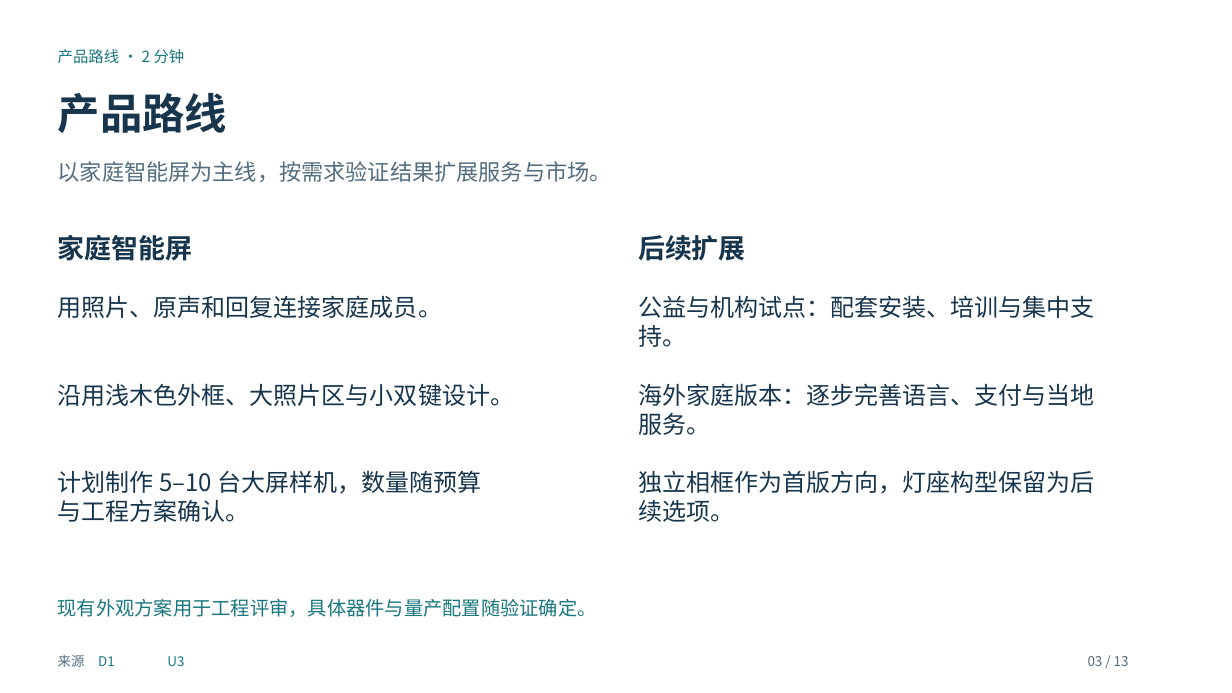
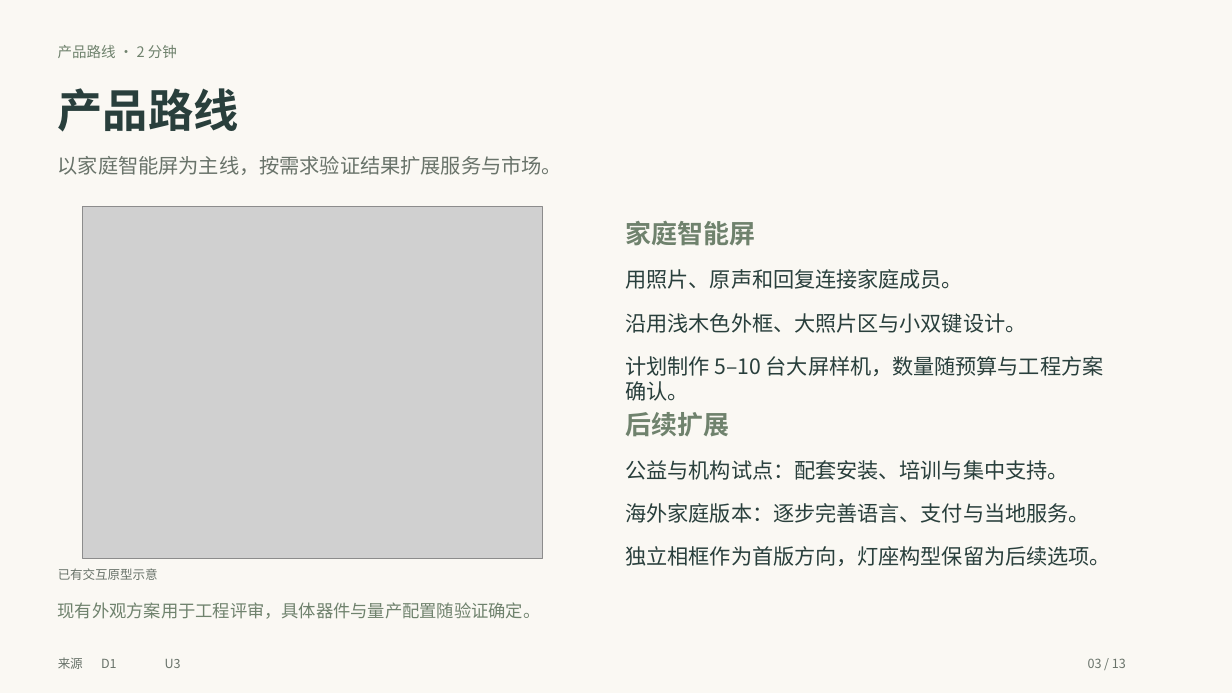
Before and after one commit to maxi-max-dev/maxi-max-dev.github.io, a slide deck: slide 3 of research/insta360-frame-discussion/unseen-insta360-discussion.pptx. Drawn at 1232x693 pixels with LibreOffice and Linux fonts; fonts in the diff are those of the drawing; grey boxes stand for pictures. Boxes give left, top, right and bottom in pixels: in the first picture for what was removed or moved away, otherwise in the second. Text is boxed around its words. In the diff, an @@ line names an element or a change of style, - is before the commit and + after.

```diff
--- a/research/insta360-frame-discussion/unseen-insta360-discussion.pptx
+++ b/research/insta360-frame-discussion/unseen-insta360-discussion.pptx
@@ background #FFFFFF to #FAF8F3 @@
@@ text "产品路线 · 2 分钟" at (58, 45, 177, 58): size 12 to 11.2 pt, text colour #197780 to #6F826D @@
@@ text "产品路线" at (58, 88, 239, 132): size 33 to 35.2 pt, text colour #17364E to #293F3C @@
@@ text "以家庭智能屏为主线，按需求验证结果扩展服务与市场。" at (58, 156, 562, 175): size 17.2 to 15.8 pt, text colour #536D80 to #69736A @@
@@ picture added at (83, 207, 543, 558) @@
@@ text "家庭智能屏": place and size @@
-text "家庭智能屏" at (58, 235, 193, 261)
+text "家庭智能屏" at (626, 221, 756, 246)
@@ text "家庭智能屏" at (626, 221, 756, 246): size 21 to 20.2 pt, text colour #17364E to #6F826D @@
@@ text "用照片、原声和回复连接家庭成员。": place and size @@
-text "用照片、原声和回复连接家庭成员。" at (58, 295, 442, 318)
+text "用照片、原声和回复连接家庭成员。" at (626, 269, 963, 289)
@@ text "用照片、原声和回复连接家庭成员。" at (626, 269, 963, 289): size 18.8 to 16.5 pt, text colour #17364E to #293F3C @@
@@ text "沿用浅木色外框、大照片区与小双键设计。" at (626, 313, 1027, 333): size 18.8 to 16.5 pt, text colour #17364E to #293F3C @@
@@ text "沿用浅木色外框、大照片区与小双键设计。": place and size @@
-text "沿用浅木色外框、大照片区与小双键设计。" at (58, 383, 514, 406)
+text "沿用浅木色外框、大照片区与小双键设计。" at (626, 313, 1027, 333)
@@ text at (626, 356, 1103, 401): text changed; size 18.8 to 16.5 pt; text colour #17364E to #293F3C @@
-计划制作 5–10 台大屏样机，数量随预算
-与工程方案确认。
+计划制作 5–10 台大屏样机，数量随预算与工程方案
+确认。
@@ text "后续扩展" at (626, 412, 730, 437): size 21 to 20.2 pt, text colour #17364E to #6F826D @@
@@ text "后续扩展": place and size @@
-text "后续扩展" at (638, 235, 746, 261)
+text "后续扩展" at (626, 412, 730, 437)
@@ text at (626, 460, 1069, 480): text changed; size 18.8 to 16.5 pt; text colour #17364E to #293F3C @@
-公益与机构试点：配套安装、培训与集中支
-持。
+公益与机构试点：配套安装、培训与集中支持。
@@ text at (626, 503, 1090, 523): text changed; size 18.8 to 16.5 pt; text colour #17364E to #293F3C @@
-海外家庭版本：逐步完善语言、支付与当地
-服务。
+海外家庭版本：逐步完善语言、支付与当地服务。
@@ text added at (58, 568, 158, 580), 9.8 pt, text #69736A @@
+已有交互原型示意
@@ text at (626, 546, 1111, 566): text changed; size 18.8 to 16.5 pt; text colour #17364E to #293F3C @@
-独立相框作为首版方向，灯座构型保留为后
-续选项。
+独立相框作为首版方向，灯座构型保留为后续选项。
@@ text "现有外观方案用于工程评审，具体器件与量产配置随验证确定。" at (58, 602, 541, 619): size 15 to 13.5 pt, text colour #197780 to #6F826D @@
@@ text "来源" at (58, 657, 83, 669): size 10.5 to 9.8 pt, text colour #536D80 to #69736A @@
@@ text "D1" at (101, 659, 117, 668): size 10.5 to 9.8 pt, text colour #197780 to #69736A @@
@@ text "U3" at (165, 659, 181, 668): size 10.5 to 9.8 pt, text colour #197780 to #69736A @@
@@ text "03 / 13" at (1088, 658, 1126, 668): size 10.5 to 9.8 pt, text colour #536D80 to #69736A @@
```
Also in this commit, not shown: 12 other slides changed, 10 other files.
